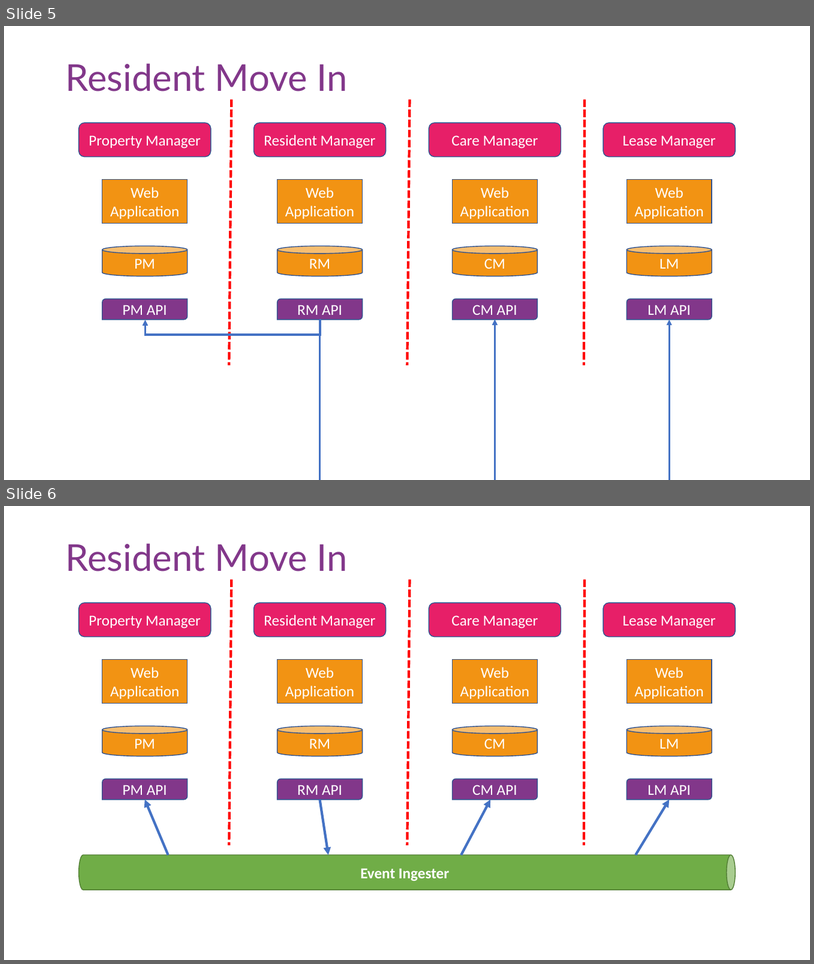
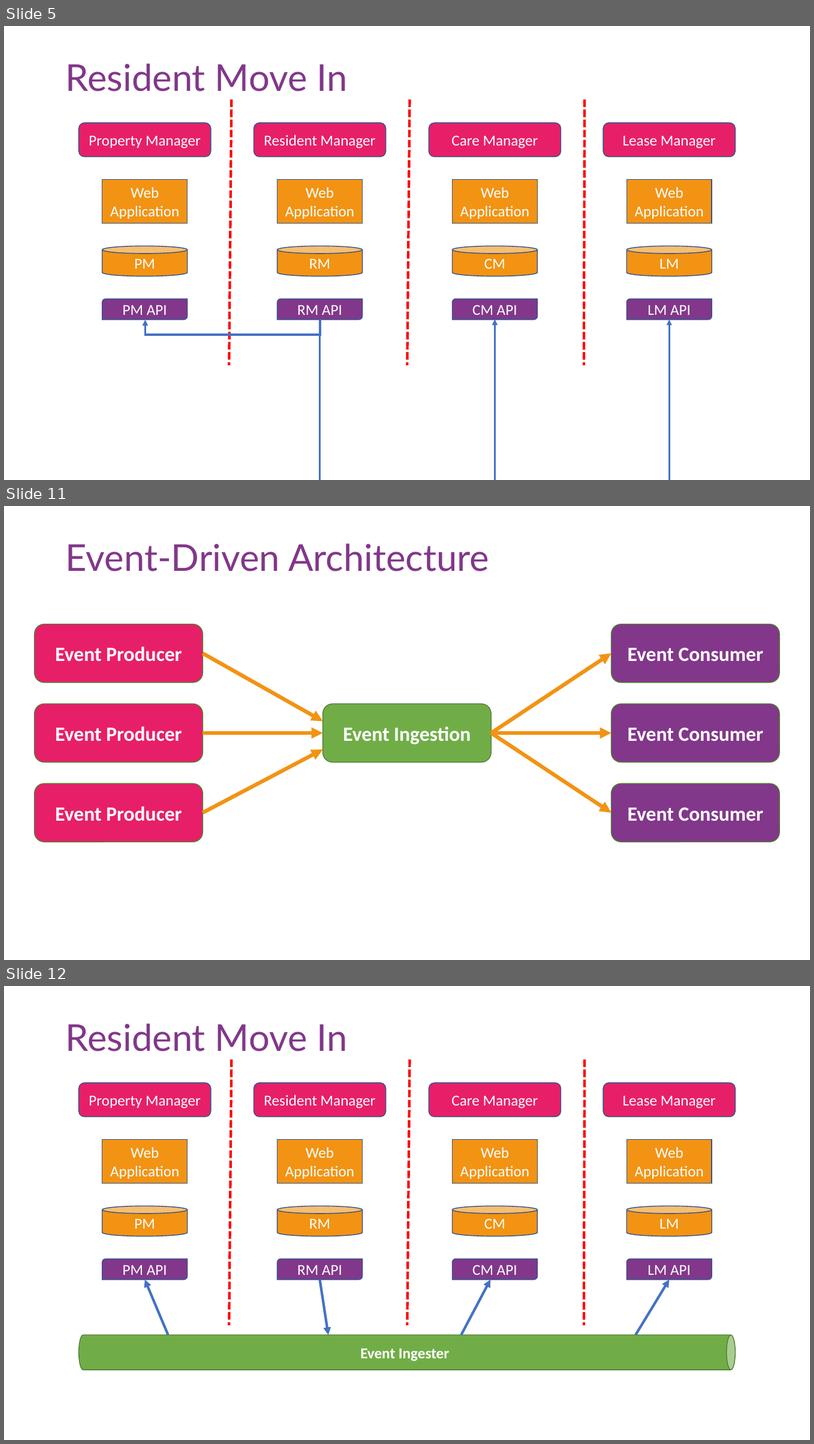
Before and after one commit to TaleLearnCode/FileName-EventDrivenArchitectedMicroservice, a slide deck: FileNew-EventDrivenArchitectedMicroservice_SACLondon.pptx. Shown one above the other, each under a label of ours: slides 5 and 6 before the commit, slides 5, 11 and 12 after it; the slides between them are not shown. The pictures are 814x964 and 814x1444 pixels, drawn with LibreOffice and Linux fonts; fonts in the diff are those of the drawing; background and template pictures are left out. Boxes give left, top, right and bottom in pixels: in the first picture for what was removed or moved away, otherwise in the second. Text is boxed around its words. In the diff, an @@ line names an element or a change of style, - is before the commit and + after.

```diff
--- a/FileNew-EventDrivenArchitectedMicroservice_SACLondon.pptx
+++ b/FileNew-EventDrivenArchitectedMicroservice_SACLondon.pptx
@@ slide 11 added at (x1=4, y1=506, x2=810, y2=960), background picture (left out) @@
@@ title added at (x1=65, y1=543, x2=489, y2=571), 44 pt, text #82378A @@
+Event-Driven Architecture
@@ rounded rectangle added at (x1=34, y1=624, x2=203, y2=682), fill #E71F68, outline #538035 1 pt, 24 pt, text #FFFFFF, bold @@
+Event Producer
@@ rounded rectangle added at (x1=612, y1=624, x2=780, y2=682), fill #82378A, outline #538035 1 pt, 24 pt, text #FFFFFF, bold @@
+Event Consumer
@@ arrow added from (203, 653) to (323, 721), #F29313 4.5 pt @@
@@ arrow added from (492, 733) to (612, 653), #F29313 4.5 pt @@
@@ rounded rectangle added at (x1=34, y1=704, x2=203, y2=762), fill #E71F68, outline #538035 1 pt, 24 pt, text #FFFFFF, bold @@
+Event Producer
@@ rounded rectangle added at (x1=323, y1=704, x2=491, y2=762), fill #70AD47, outline #538035 1 pt, 24 pt, text #FFFFFF, bold @@
+Event Ingestion
@@ rounded rectangle added at (x1=612, y1=704, x2=780, y2=762), fill #82378A, outline #538035 1 pt, 24 pt, text #FFFFFF, bold @@
+Event Consumer
@@ arrow added from (203, 733) to (323, 733), #F29313 4.5 pt @@
@@ arrow added from (492, 733) to (612, 733), #F29313 4.5 pt @@
@@ arrow added from (492, 733) to (612, 813), #F29313 4.5 pt @@
@@ arrow added from (203, 813) to (323, 749), #F29313 4.5 pt @@
@@ rounded rectangle added at (x1=34, y1=783, x2=203, y2=841), fill #E71F68, outline #538035 1 pt, 24 pt, text #FFFFFF, bold @@
+Event Producer
@@ rounded rectangle added at (x1=612, y1=783, x2=780, y2=841), fill #82378A, outline #538035 1 pt, 24 pt, text #FFFFFF, bold @@
+Event Consumer
@@ what was slide 6 is now slide 12 @@
```
Also in this commit, not shown: 1 slide changed, 7 other slides added, 2 other files.
